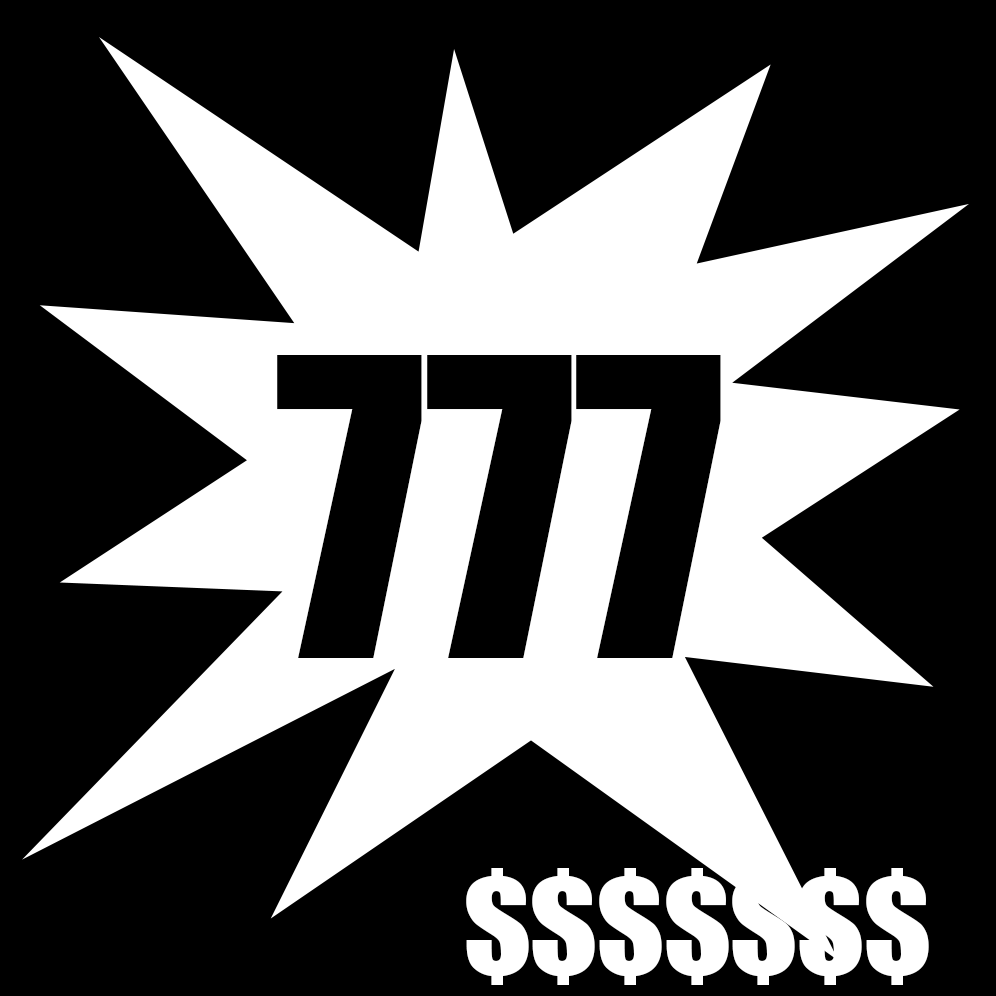
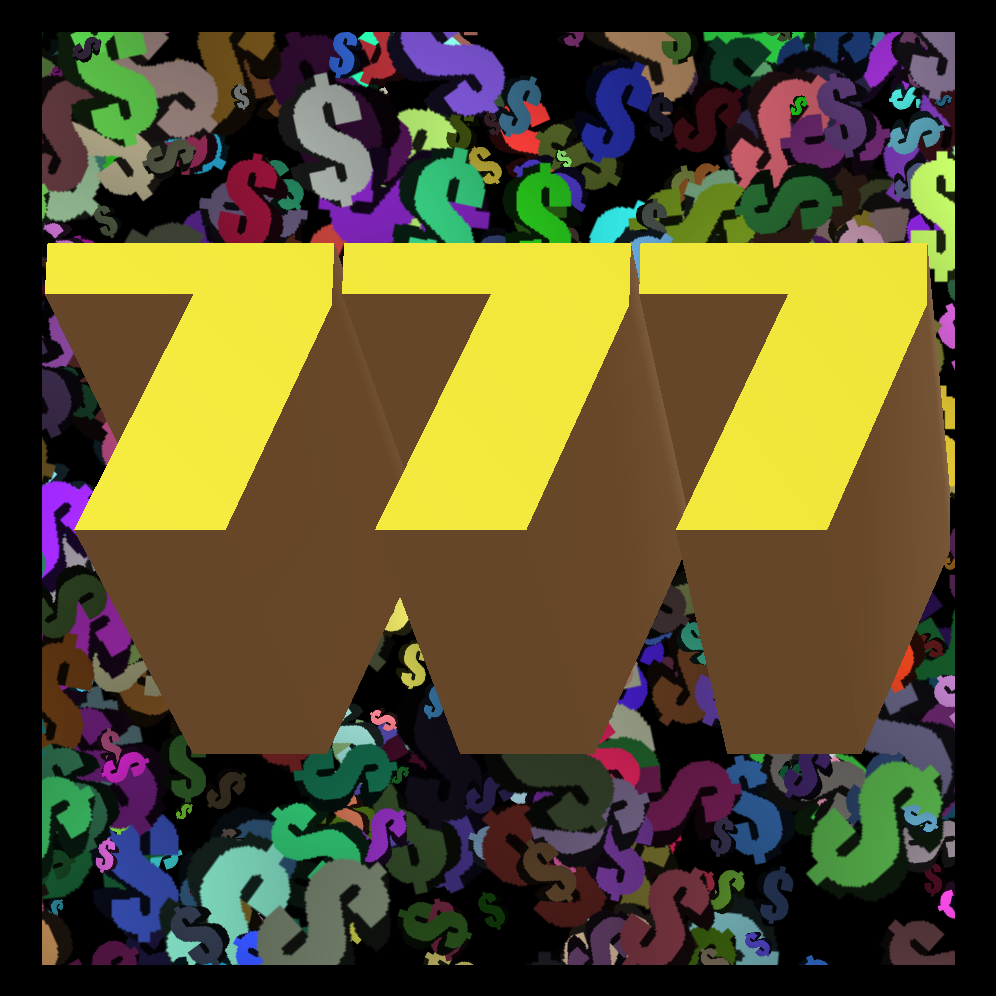
Before/after of a w=996, h=996 layered artwork. What changed in the layer stack:
removed layer "$$$$$$$" over [466, 868, 929, 985]
painted on "777" over [45, 243, 951, 754]
removed layer "Shape 2" over [22, 37, 969, 961]
added layer "Layer 1" above "Rectangle 1" over [42, 32, 955, 965]
